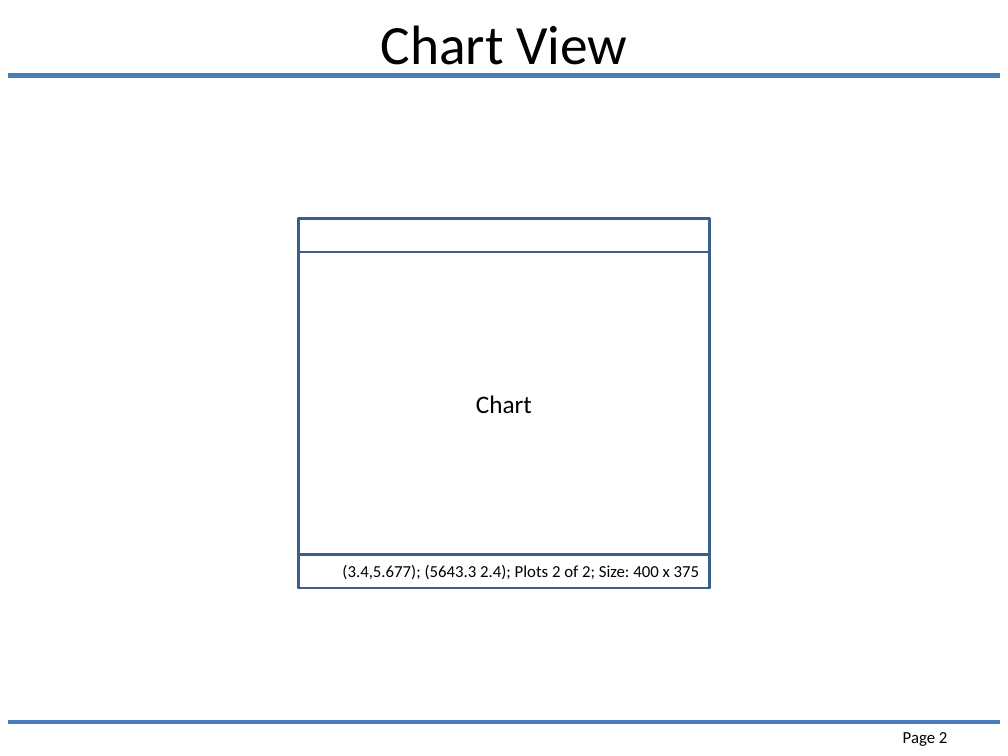
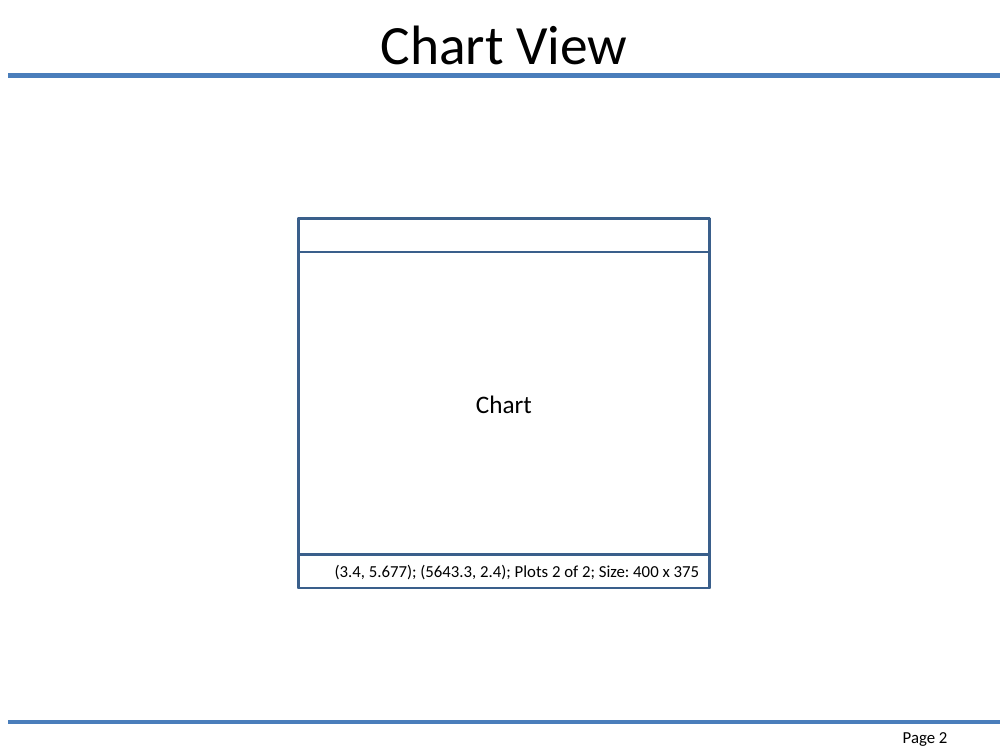
Before and after one commit to joesgordon/gordoza-code, a slide deck: slide 2 of java/JChartLib/docs/ui_framing.pptx. Drawn at 1008x756 pixels with LibreOffice and Linux fonts; fonts in the diff are those of the drawing; background and template pictures are left out. Boxes give left, top, right and bottom in pixels: in the first picture for what was removed or moved away, otherwise in the second. Text is boxed around its words. In the diff, an @@ line names an element or a change of style, - is before the commit and + after.

```diff
--- a/java/JChartLib/docs/ui_framing.pptx
+++ b/java/JChartLib/docs/ui_framing.pptx
@@ text in rectangle at [335, 565, 700, 579]: text changed @@
-(3.4,5.677); (5643.3 2.4); Plots 2 of 2; Size: 400 x 375
+(3.4, 5.677); (5643.3, 2.4); Plots 2 of 2; Size: 400 x 375
```
Also in this commit, not shown: 1 slide added, 9 other files.
